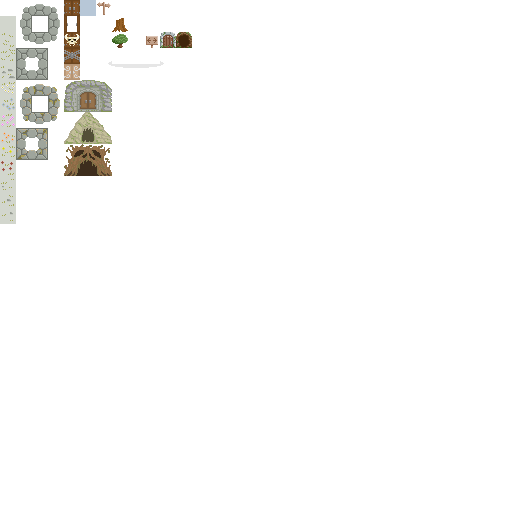
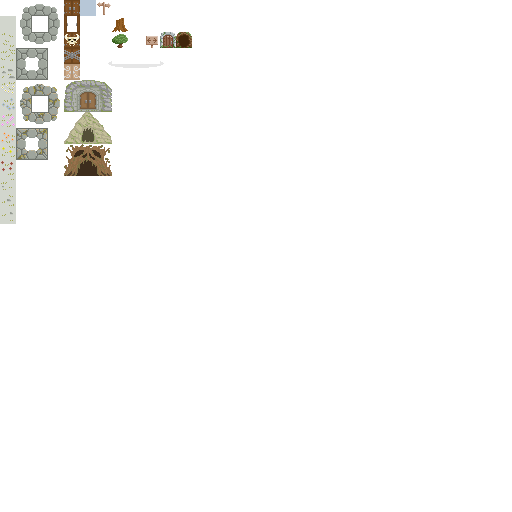
Two versions of the same layered image (512x512). Layer-by-layer changes:
painted on "Layer" over bbox(17, 84, 53, 159)
